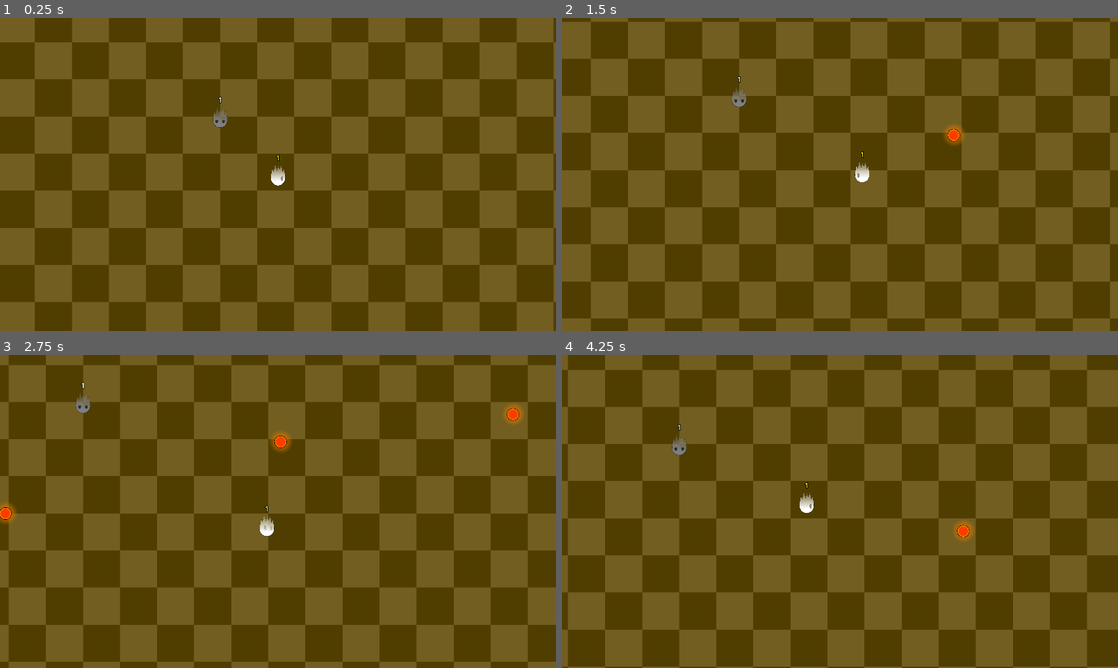
Above: before the commit, frames 1-4 (two rows, left to right).
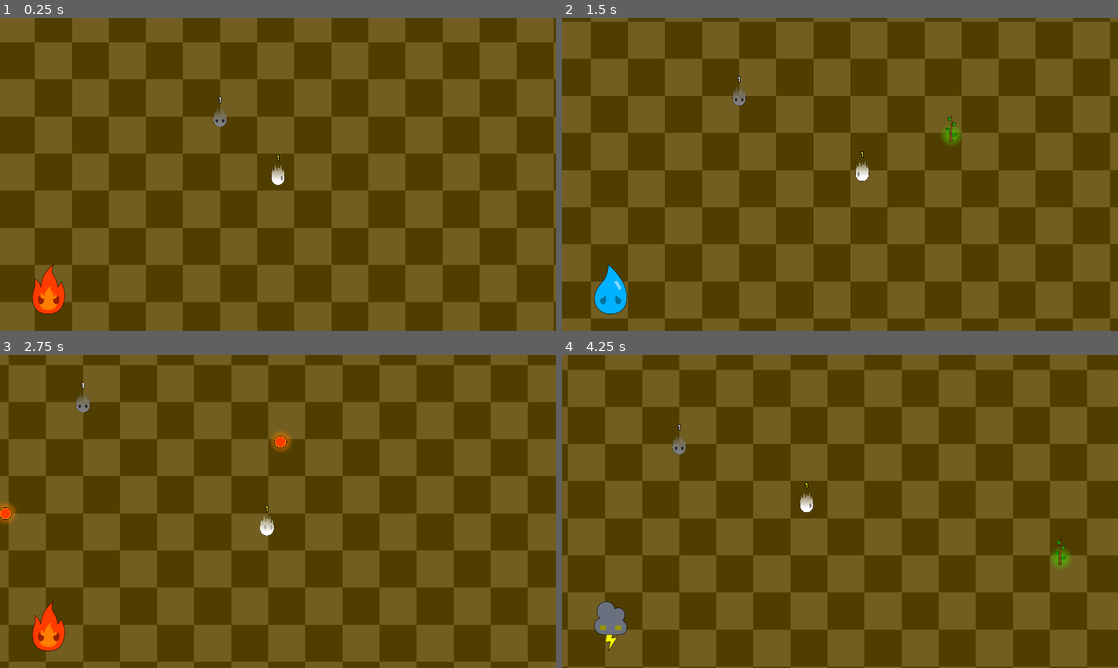
Above: after the commit, the same moments.

Repository: ICICLE-Studios/Soul-of-Nature
Game: Godot game, scene res://scenes/level.tscn
Same seed, same stepped clock (60 frames per second), same inputs: the game is played once before the commit and once after it.
Inputs (mouse positions are in pixels of both pictures, inside the frame that each line leads up to):
- Up to frame 1 (0.25 s): no input
- Up to frame 2 (1.5 s): tap Enter at 0.5 s; move the mouse to (962, 158) at 0.52 s; hold Right (ui_right) 0.53-1.28 s; click (962, 158) at 0.6 s; right-click (962, 158) at 0.8 s; move the mouse to (728, 190) at 1.27 s; hold Down (ui_down) from 1.28 s (still down); right-click (728, 190) at 1.35 s
- Up to frame 3 (2.75 s): click (166, 527) at 1.55 s; move the mouse to (333, 442) at 2.02 s; release Down (ui_down) at 2.03 s; hold Right (ui_right) from 2.03 s (still down); click (333, 442) at 2.1 s; right-click (333, 442) at 2.3 s
- Up to frame 4 (4.25 s): move the mouse to (812, 574) at 2.77 s; release Right (ui_right) at 2.78 s; hold Up (ui_up) 2.78-3.53 s; right-click (812, 574) at 2.85 s; click (812, 574) at 3.05 s; move the mouse to (1006, 558) at 3.52 s; hold Left (ui_left) from 3.53 s (still down); click (1006, 558) at 3.6 s; right-click (1006, 558) at 3.8 s

The runs differ from the first frame. In frame 1, 0.7% of the frame differs, in the area x 5-52%, y 28-95%; in frame 2, 0.9%; in frame 3, 0.8%; in frame 4, 1.0%, in the area x 5-92%, y 25-95%.

Commit message:
Added Player element switching behaviour

Diff:
--- a/project.godot
+++ b/project.godot
@@ -62,6 +62,12 @@
 , Object(InputEventJoypadButton,"resource_local_to_scene":false,"resource_name":"","device":-1,"button_index":0,"pressure":0.0,"pressed":false,"script":null)
 ]
 }
+next_player_element={
+"deadzone": 0.5,
+"events": [Object(InputEventMouseButton,"resource_local_to_scene":false,"resource_name":"","device":-1,"window_id":0,"alt_pressed":false,"shift_pressed":false,"ctrl_pressed":false,"meta_pressed":false,"button_mask":0,"position":Vector2(0, 0),"global_position":Vector2(0, 0),"factor":1.0,"button_index":2,"canceled":false,"pressed":false,"double_click":false,"script":null)
+, Object(InputEventJoypadButton,"resource_local_to_scene":false,"resource_name":"","device":-1,"button_index":10,"pressure":0.0,"pressed":false,"script":null)
+]
+}
 
 [layer_names]
 
--- /dev/null
+++ b/scenes/attacks/player_plant.tscn
@@ -0,0 +1,41 @@
+[gd_scene load_steps=6 format=3 uid="uid://dmon1a8ricv44"]
+
+[ext_resource type="Script" path="res://scripts/attacks/player_plant.gd" id="1_okmm0"]
+[ext_resource type="Texture2D" uid="uid://brjq2uai8afjx" path="res://sprites/circle_gradient.png" id="2_b8ja2"]
+[ext_resource type="Texture2D" uid="uid://3ek0wunueh7f" path="res://sprites/attacks/plant/Attack_Plant.png" id="3_rx8qp"]
+[ext_resource type="AudioStream" uid="uid://dd1r3ste41gw0" path="res://audios/fire-magic.mp3" id="4_fmlox"]
+
+[sub_resource type="CircleShape2D" id="CircleShape2D_wvlly"]
+radius = 24.0
+
+[node name="PlayerPlant" type="Area2D"]
+collision_layer = 4
+collision_mask = 3
+input_pickable = false
+script = ExtResource("1_okmm0")
+
+[node name="CollisionShape2D" type="CollisionShape2D" parent="."]
+shape = SubResource("CircleShape2D_wvlly")
+
+[node name="Gradient" type="Sprite2D" parent="."]
+modulate = Color(0.298039, 0.776471, 0, 1)
+scale = Vector2(0.185, 0.185)
+texture = ExtResource("2_b8ja2")
+
+[node name="Sprite" type="Sprite2D" parent="."]
+position = Vector2(0, -13)
+scale = Vector2(0.185, 0.185)
+texture = ExtResource("3_rx8qp")
+
+[node name="DestroyTimer" type="Timer" parent="."]
+wait_time = 0.9
+one_shot = true
+autostart = true
+
+[node name="AudioStreamPlayer" type="AudioStreamPlayer" parent="."]
+stream = ExtResource("4_fmlox")
+pitch_scale = 1.18
+autoplay = true
+
+[connection signal="body_entered" from="." to="." method="hit_enemy"]
+[connection signal="timeout" from="DestroyTimer" to="." method="_on_destroy_timer_timeout"]
--- a/scenes/enemies/soul_enemy.tscn
+++ b/scenes/enemies/soul_enemy.tscn
@@ -8,6 +8,67 @@
 
 [sub_resource type="CircleShape2D" id="CircleShape2D_0wwgh"]
 radius = 128.0
+
+[sub_resource type="Animation" id="Animation_uttox"]
+resource_name = "player_idle"
+loop_mode = 1
+tracks/0/type = "value"
+tracks/0/imported = false
+tracks/0/enabled = true
+tracks/0/path = NodePath(".:scale")
+tracks/0/interp = 2
+tracks/0/loop_wrap = true
+tracks/0/keys = {
+"times": PackedFloat32Array(0, 0.2, 1),
+"transitions": PackedFloat32Array(1, 1, 1),
+"update": 0,
+"values": [Vector2(0.15, 0.15), Vector2(0.14, 0.149), Vector2(0.15, 0.15)]
+}
+tracks/1/type = "value"
+tracks/1/imported = false
+tracks/1/enabled = true
+tracks/1/path = NodePath(".:position")
+tracks/1/interp = 2
+tracks/1/loop_wrap = true
+tracks/1/keys = {
+"times": PackedFloat32Array(0, 0.5, 1),
+"transitions": PackedFloat32Array(1, 1, 1),
+"update": 0,
+"values": [Vector2(0, 0), Vector2(0, -1.855), Vector2(0, 0)]
+}
+
+[sub_resource type="Animation" id="Animation_mmgj0"]
+length = 0.001
+tracks/0/type = "value"
+tracks/0/imported = false
+tracks/0/enabled = true
+tracks/0/path = NodePath(".:scale")
+tracks/0/interp = 1
+tracks/0/loop_wrap = true
+tracks/0/keys = {
+"times": PackedFloat32Array(0),
+"transitions": PackedFloat32Array(1),
+"update": 0,
+"values": [Vector2(0.15, 0.15)]
+}
+tracks/1/type = "value"
+tracks/1/imported = false
+tracks/1/enabled = true
+tracks/1/path = NodePath(".:position")
+tracks/1/interp = 1
+tracks/1/loop_wrap = true
+tracks/1/keys = {
+"times": PackedFloat32Array(0),
+"transitions": PackedFloat32Array(1),
+"update": 0,
+"values": [Vector2(0, 0)]
+}
+
+[sub_resource type="AnimationLibrary" id="AnimationLibrary_c4lk8"]
+_data = {
+"RESET": SubResource("Animation_mmgj0"),
+"player_idle": SubResource("Animation_uttox")
+}
 
 [sub_resource type="LabelSettings" id="LabelSettings_0gt4p"]
 font_size = 64
@@ -45,6 +106,11 @@
 scale = Vector2(0.15, 0.15)
 texture = ExtResource("2_n86ed")
 
+[node name="AnimationPlayer" type="AnimationPlayer" parent="Sprite"]
+libraries = {
+"": SubResource("AnimationLibrary_c4lk8")
+}
+
 [node name="LevelLabel" type="Label" parent="."]
 z_index = 100
 anchors_preset = 7
--- a/scenes/level.tscn
+++ b/scenes/level.tscn
@@ -1,10 +1,15 @@
-[gd_scene load_steps=10 format=3 uid="uid://brxejphnlvkkt"]
+[gd_scene load_steps=18 format=3 uid="uid://brxejphnlvkkt"]
 
 [ext_resource type="Script" path="res://scripts/player_camera.gd" id="1_2wegk"]
 [ext_resource type="Texture2D" uid="uid://bghesvkb3fcbr" path="res://sprites/map/placeholder_ground.png" id="2_317b5"]
 [ext_resource type="Script" path="res://scripts/player_controller.gd" id="2_vpdyx"]
 [ext_resource type="Texture2D" uid="uid://dq6wa0dy4244q" path="res://sprites/characters/PlayerSoul/ElementsSoulPlayer1.png" id="3_svjcw"]
 [ext_resource type="PackedScene" uid="uid://08qf6t8vh2oh" path="res://scenes/enemies/soul_enemy.tscn" id="4_uut6c"]
+[ext_resource type="Texture2D" uid="uid://c3hopi0a0jngt" path="res://sprites/characters/EnemyFire/ElementsFire1.png" id="6_d5lng"]
+[ext_resource type="Script" path="res://scripts/current_element_display.gd" id="7_5wpqg"]
+[ext_resource type="Texture2D" uid="uid://dackuy4f8bo2m" path="res://sprites/characters/EnemyWater/ElementsWater1.png" id="8_ylhh0"]
+[ext_resource type="Texture2D" uid="uid://hcb1mnvqicr8" path="res://sprites/characters/EnemyPlant/ElementsPlant1.png" id="9_y66vn"]
+[ext_resource type="Texture2D" uid="uid://5d8i47pbtb0p" path="res://sprites/characters/EnemyElectricity/ElementsElectricity1.png" id="10_72lfl"]
 
 [sub_resource type="NavigationPolygon" id="NavigationPolygon_5vf1p"]
 vertices = PackedVector2Array(256, -256, 256, 256, -256, 256, -256, -256)
@@ -12,6 +17,67 @@
 outlines = Array[PackedVector2Array]([PackedVector2Array(-256, -256, -256, 256, 256, 256, 256, -256)])
 
 [sub_resource type="CircleShape2D" id="CircleShape2D_yy7ra"]
+
+[sub_resource type="Animation" id="Animation_uttox"]
+resource_name = "player_idle"
+loop_mode = 1
+tracks/0/type = "value"
+tracks/0/imported = false
+tracks/0/enabled = true
+tracks/0/path = NodePath(".:scale")
+tracks/0/interp = 2
+tracks/0/loop_wrap = true
+tracks/0/keys = {
+"times": PackedFloat32Array(0, 0.2, 1),
+"transitions": PackedFloat32Array(1, 1, 1),
+"update": 0,
+"values": [Vector2(0.15, 0.15), Vector2(0.14, 0.149), Vector2(0.15, 0.15)]
+}
+tracks/1/type = "value"
+tracks/1/imported = false
+tracks/1/enabled = true
+tracks/1/path = NodePath(".:position")
+tracks/1/interp = 2
+tracks/1/loop_wrap = true
+tracks/1/keys = {
+"times": PackedFloat32Array(0, 0.5, 1),
+"transitions": PackedFloat32Array(1, 1, 1),
+"update": 0,
+"values": [Vector2(0, 0), Vector2(0, -1.855), Vector2(0, 0)]
+}
+
+[sub_resource type="Animation" id="Animation_mmgj0"]
+length = 0.001
+tracks/0/type = "value"
+tracks/0/imported = false
+tracks/0/enabled = true
+tracks/0/path = NodePath(".:scale")
+tracks/0/interp = 1
+tracks/0/loop_wrap = true
+tracks/0/keys = {
+"times": PackedFloat32Array(0),
+"transitions": PackedFloat32Array(1),
+"update": 0,
+"values": [Vector2(0.15, 0.15)]
+}
+tracks/1/type = "value"
+tracks/1/imported = false
+tracks/1/enabled = true
+tracks/1/path = NodePath(".:position")
+tracks/1/interp = 1
+tracks/1/loop_wrap = true
+tracks/1/keys = {
+"times": PackedFloat32Array(0),
+"transitions": PackedFloat32Array(1),
+"update": 0,
+"values": [Vector2(0, 0)]
+}
+
+[sub_resource type="AnimationLibrary" id="AnimationLibrary_c4lk8"]
+_data = {
+"RESET": SubResource("Animation_mmgj0"),
+"player_idle": SubResource("Animation_uttox")
+}
 
 [sub_resource type="CircleShape2D" id="CircleShape2D_oxssa"]
 
@@ -51,6 +117,11 @@
 scale = Vector2(0.15, 0.15)
 texture = ExtResource("3_svjcw")
 
+[node name="AnimationPlayer" type="AnimationPlayer" parent="Player/Sprite"]
+libraries = {
+"": SubResource("AnimationLibrary_c4lk8")
+}
+
 [node name="Area2D" type="Area2D" parent="Player"]
 collision_mask = 0
 
@@ -85,3 +156,13 @@
 [node name="PlayerCamera" type="Camera2D" parent="."]
 zoom = Vector2(2, 2)
 script = ExtResource("1_2wegk")
+
+[node name="CurrentElement" type="Sprite2D" parent="PlayerCamera"]
+position = Vector2(-396, 198)
+scale = Vector2(0.335, 0.335)
+texture = ExtResource("6_d5lng")
+script = ExtResource("7_5wpqg")
+water_icon = ExtResource("8_ylhh0")
+fire_icon = ExtResource("6_d5lng")
+plant_icon = ExtResource("9_y66vn")
+electric_icon = ExtResource("10_72lfl")
--- /dev/null
+++ b/scripts/attacks/player_plant.gd
@@ -0,0 +1,16 @@
+class_name PlayerPlant
+extends Area2D
+
+
+signal killed_enemy()
+
+
+func _on_destroy_timer_timeout():
+	queue_free()
+
+
+func hit_enemy(body):
+	if body.get_collision_layer() == 2:
+		body.kill()
+		killed_enemy.emit()
+		queue_free()
--- /dev/null
+++ b/scripts/current_element_display.gd
@@ -0,0 +1,22 @@
+extends Sprite2D
+
+
+@export var water_icon : CompressedTexture2D
+@export var fire_icon : CompressedTexture2D
+@export var plant_icon : CompressedTexture2D
+@export var electric_icon : CompressedTexture2D
+
+
+func _ready():
+	%Player.player_changed_element.connect(_on_player_changed_element)
+
+
+func _on_player_changed_element(element):
+	if element == 0:
+		texture = water_icon
+	elif element == 1:
+		texture = fire_icon
+	elif element == 2:
+		texture = plant_icon
+	else:
+		texture = electric_icon
--- a/scripts/enemies/enemy_controller.gd
+++ b/scripts/enemies/enemy_controller.gd
@@ -34,12 +34,12 @@
 	nav_agent.path_desired_distance = 4
 	nav_agent.target_desired_distance = 4
 	sprite.texture = look_down_sprite
-	pass
+	$Sprite/AnimationPlayer.play("player_idle")
 
 
 func _physics_process(_delta):
 	var dir = to_local(nav_agent.get_next_path_position()).normalized()
-	velocity = dir * SPEED
+	velocity = dir * SPEED if detection else Vector2(0, 0)
 	move_and_slide()
 
 
@@ -47,7 +47,7 @@
 	if detection:
 		nav_agent.target_position = player.global_position
 	else:
-		nav_agent.target_position = start_position
+		nav_agent.target_position = position
 
 	_look_at_target_direction()
 
--- a/scripts/player_controller.gd
+++ b/scripts/player_controller.gd
@@ -1,6 +1,13 @@
 extends CharacterBody2D
 
+enum Element {
+	WATER,
+	FIRE,
+	PLANT,
+	ELECTRIC
+}
 
+signal player_changed_element(new_element : Element)
 signal player_leveled_up(new_player_level : int)
 
 const SPEED = 150.0
@@ -20,11 +27,20 @@
 @onready var look_left_sprite = load(SPRITE_PATH_BASE % "7")
 @onready var look_down_left_sprite = load(SPRITE_PATH_BASE % "8")
 
+var selected_element : Element = Element.PLANT
 var current_level = 1
 var player_fireball_scene = preload("res://scenes/attacks/player_fireball.tscn")
+var player_plant_scene = preload("res://scenes/attacks/player_plant.tscn")
+
+
+func _ready():
+	$Sprite/AnimationPlayer.play("player_idle")
 
 
 func _process(delta):
+	if Input.is_action_just_pressed("next_player_element"):
+		_switch_to_next_element()
+
 	if Input.is_action_just_pressed("attack"):
 		_attack()
 
@@ -53,11 +69,52 @@
 	level_label.text = str(current_level)
 
 
+func _switch_to_next_element():
+	if selected_element == Element.WATER:
+		selected_element = Element.FIRE
+	elif selected_element == Element.FIRE:
+		selected_element = Element.PLANT
+	elif selected_element == Element.PLANT:
+		selected_element = Element.ELECTRIC
+	else:
+		selected_element = Element.WATER
+
+	player_changed_element.emit(selected_element)
+
+
 func _attack():
+
+	if selected_element == Element.WATER:
+		_fire_attack()
+	elif selected_element == Element.FIRE:
+		_fire_attack()
+	elif selected_element == Element.PLANT:
+		_plant_attack()
+	elif selected_element == Element.ELECTRIC:
+		_fire_attack()
+
+
+func _fire_attack():
 	var fireball_instance = player_fireball_scene.instantiate()
 	fireball_instance.position = position
 	attack_group.add_child(fireball_instance)
 	fireball_instance.killed_enemy.connect(_level_up)
+
+
+func _plant_attack():
+	var space_state = get_world_2d().direct_space_state
+	var query = PhysicsRayQueryParameters2D.create(position, get_global_mouse_position())
+	var result = space_state.intersect_ray(query)
+
+	var target_attack_location = get_global_mouse_position()
+
+	if result:
+		target_attack_location = result.position
+
+	var plant_instance = player_plant_scene.instantiate()
+	plant_instance.position = target_attack_location
+	attack_group.add_child(plant_instance)
+	plant_instance.killed_enemy.connect(_level_up)
 
 
 func look_at_target_direction():
Not shown: 1 places in scenes/enemies/soul_enemy.tscn that only renumber resources
